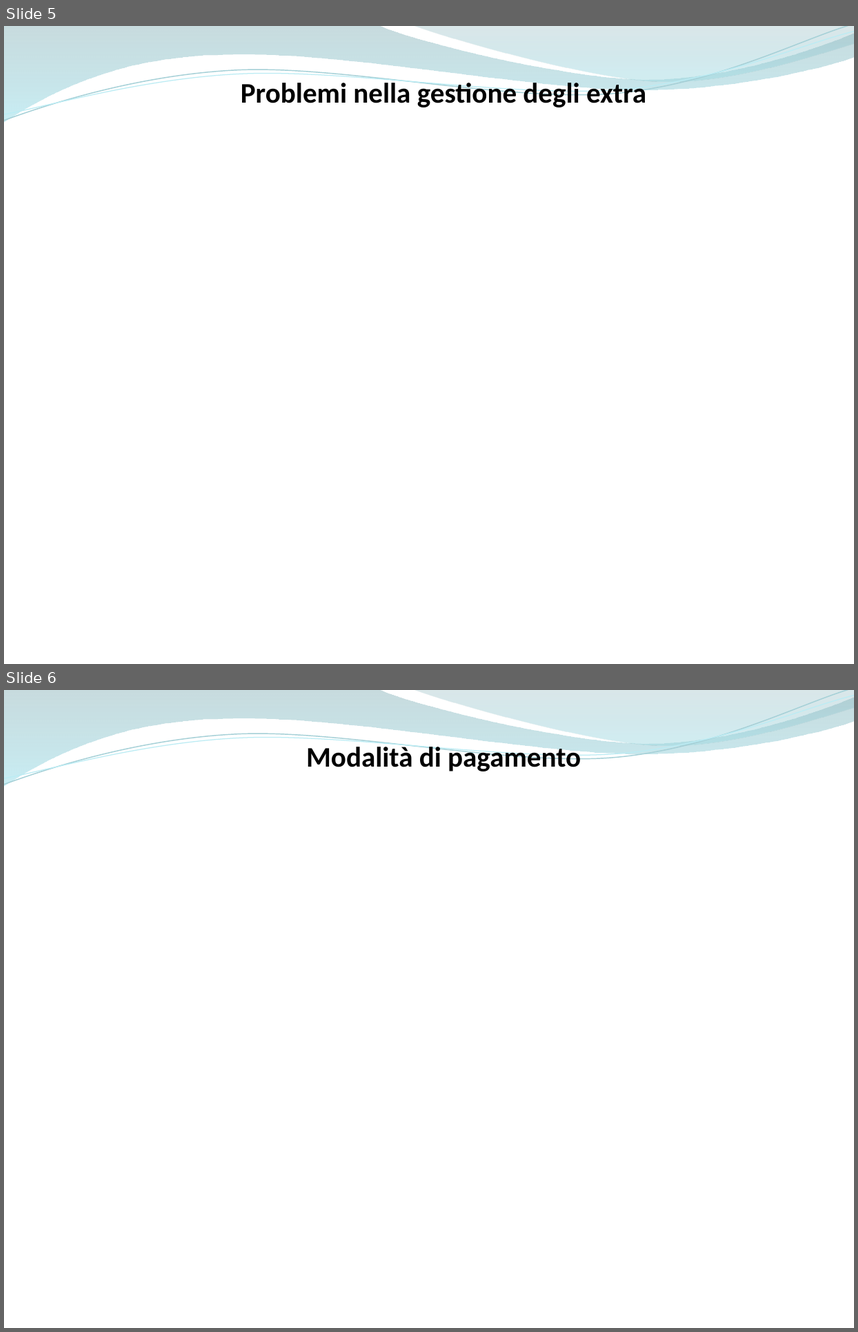
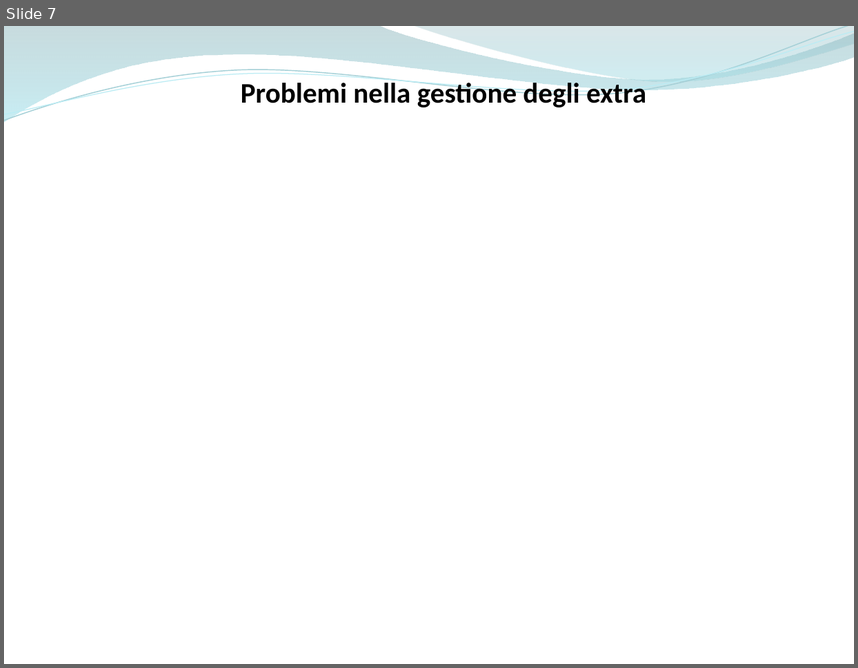
Before and after one commit to ammirate/at-silo, a slide deck: Presentazione/Atsilo2/Parisi/Atsilo_M_Parisi.pptx. Shown one above the other, each under a label of ours: slides 5 and 6 before the commit, slide 7 after it. The pictures are 858x1332 and 858x668 pixels, drawn with LibreOffice and Linux fonts; fonts in the diff are those of the drawing. Boxes give left, top, right and bottom in pixels: in the first picture for what was removed or moved away, otherwise in the second. Text is boxed around its words. In the diff, an @@ line names an element or a change of style, - is before the commit and + after.

```diff
--- a/Presentazione/Atsilo2/Parisi/Atsilo_M_Parisi.pptx
+++ b/Presentazione/Atsilo2/Parisi/Atsilo_M_Parisi.pptx
@@ slide 6 removed at box(4, 690, 854, 1328), background #FFFFFF; not listed: 4 template elements that a slide beside it also shows @@
@@ text removed at box(306, 743, 581, 771) @@
-Modalità di pagamento
@@ what was slide 5 is now slide 7 @@
```
Also in this commit, not shown: 3 slides changed, 4 slides added, 1 other slide removed.
